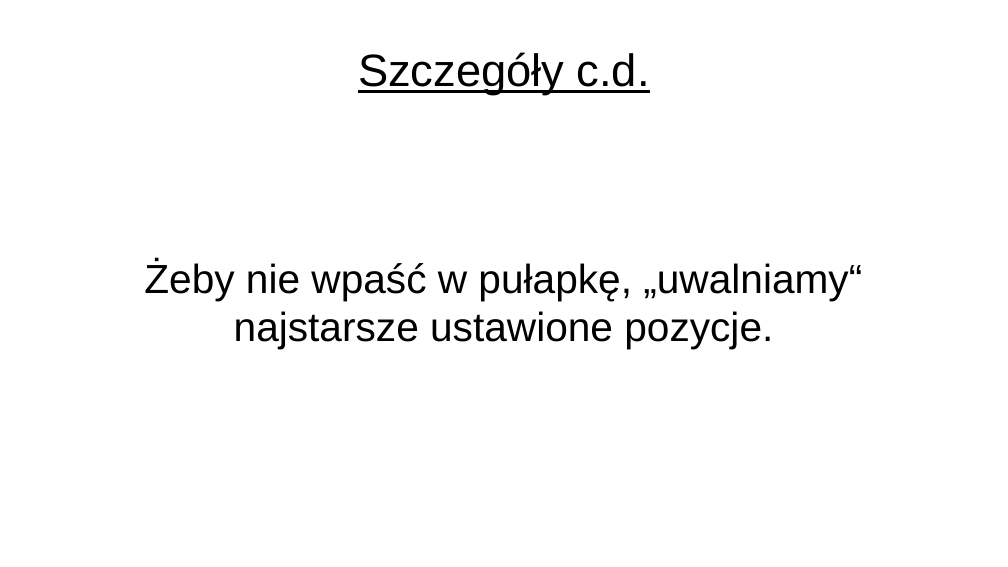
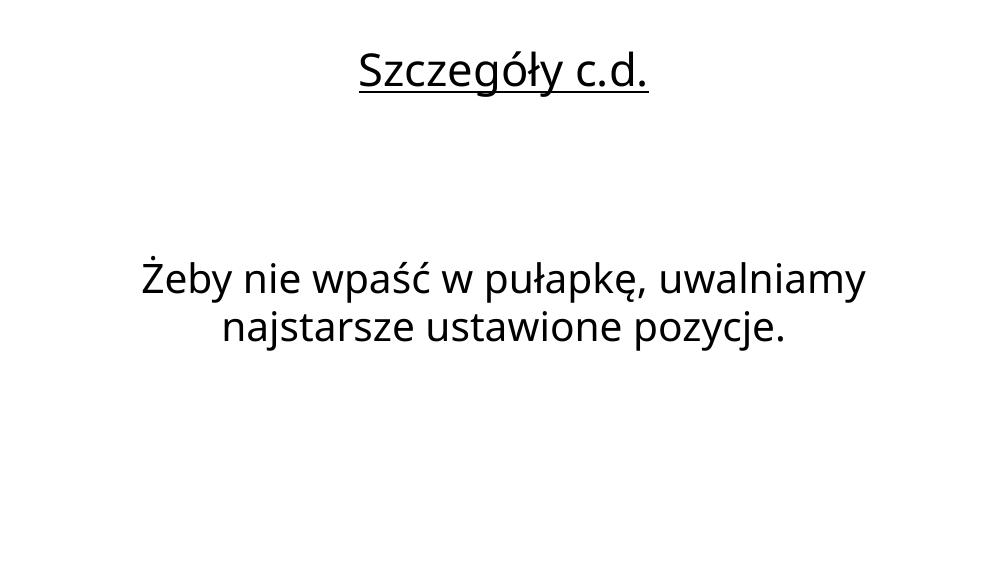
Before and after one commit to kele/metaheur_population_based, a slide deck: slide 10 of pres.odp. Drawn at 1008x567 pixels with LibreOffice and Linux fonts; fonts in the diff are those of the drawing; background and template pictures are left out. Boxes give left, top, right and bottom in pixels: in the first picture for what was removed or moved away, otherwise in the second. Text is boxed around its words. In the diff, an @@ line names an element or a change of style, - is before the commit and + after.

```diff
--- a/pres.odp
+++ b/pres.odp
@@ title "Szczegóły c.d." at (359, 51, 649, 97): font Arial to Noto Sans @@
@@ subtitle at (141, 256, 865, 351): text changed; font Arial to Noto Sans @@
-Żeby nie wpaść w pułapkę, „uwalniamy“ najstarsze ustawione pozycje.
+Żeby nie wpaść w pułapkę, uwalniamy najstarsze ustawione pozycje.
```
Also in this commit, not shown: 8 other slides changed, 11 slides added, 2 other files.
